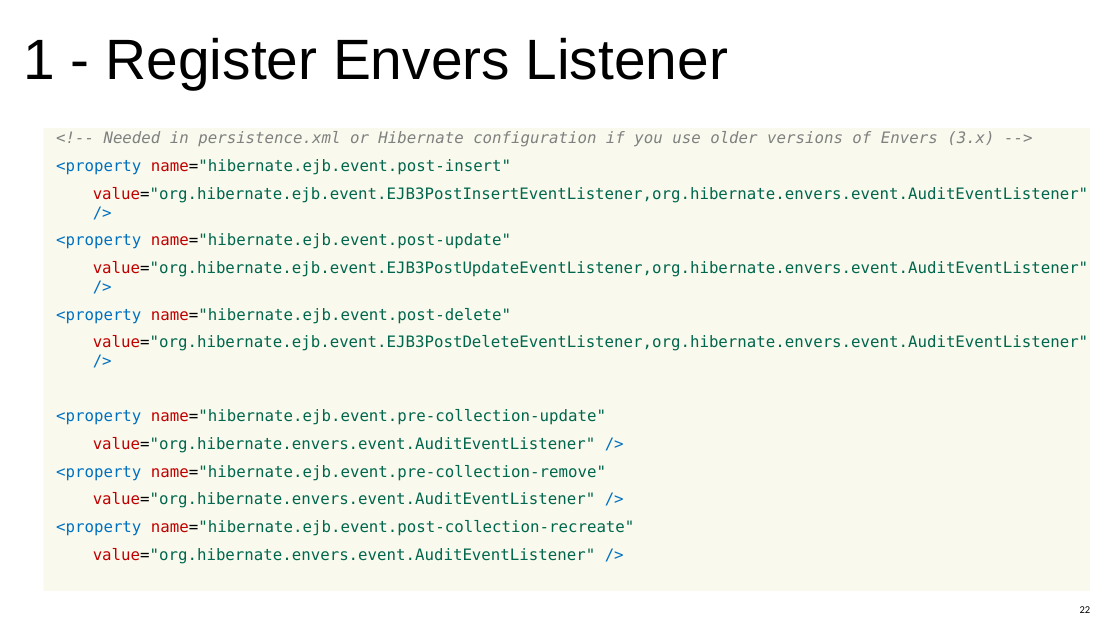
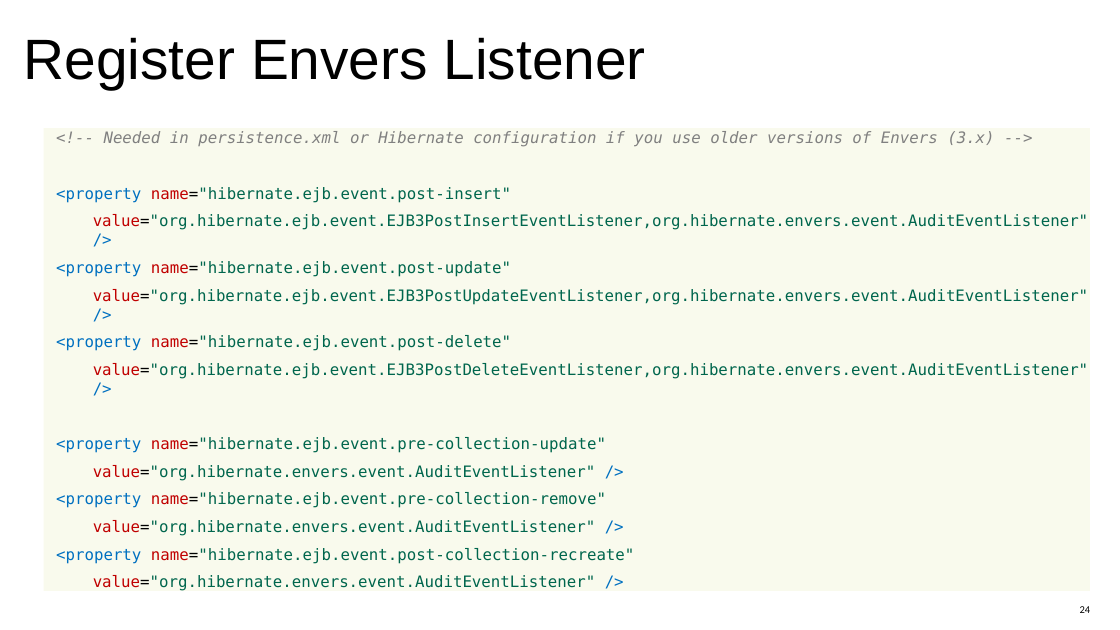
Before and after one commit to linsolas/devoxx-envers, a slide deck: slide 24 of Devoxx 2012 - Hibernate Envers.pptx (slide 22 before the commit). Drawn at 1120x630 pixels with LibreOffice and Linux fonts; fonts in the diff are those of the drawing; background and template pictures are left out. Boxes give left, top, right and bottom in pixels: in the first picture for what was removed or moved away, otherwise in the second. Text is boxed around its words. In the diff, an @@ line names an element or a change of style, - is before the commit and + after.

```diff
--- a/Devoxx 2012 - Hibernate Envers.pptx
+++ b/Devoxx 2012 - Hibernate Envers.pptx
@@ title at (24, 37, 646, 89): text changed @@
-1 - Register Envers Listener
+Register Envers Listener
@@ text "<!-- Needed in persistence.xml or ..." rewrapped from (56, 131, 1088, 564) to (56, 131, 1088, 591) @@
@@ page number at (1080, 606, 1091, 613): text changed @@
-22
+24
```
Also in this commit, not shown: 9 other slides changed, 2 slides added.
